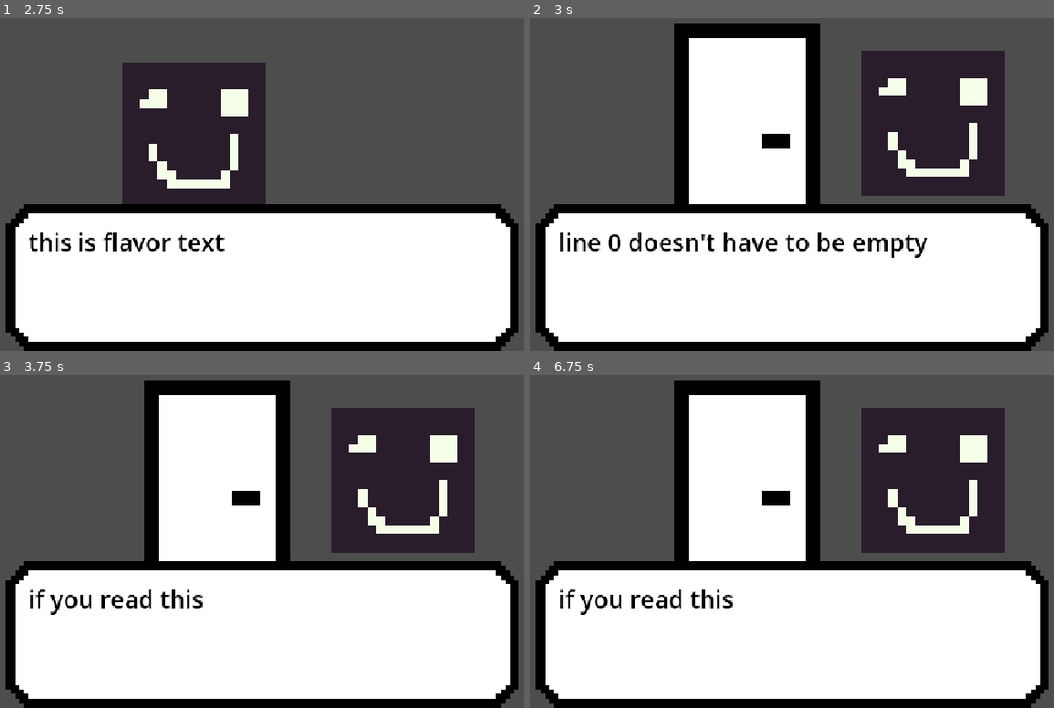
Above: before the commit, frames 1-4 (two rows, left to right).
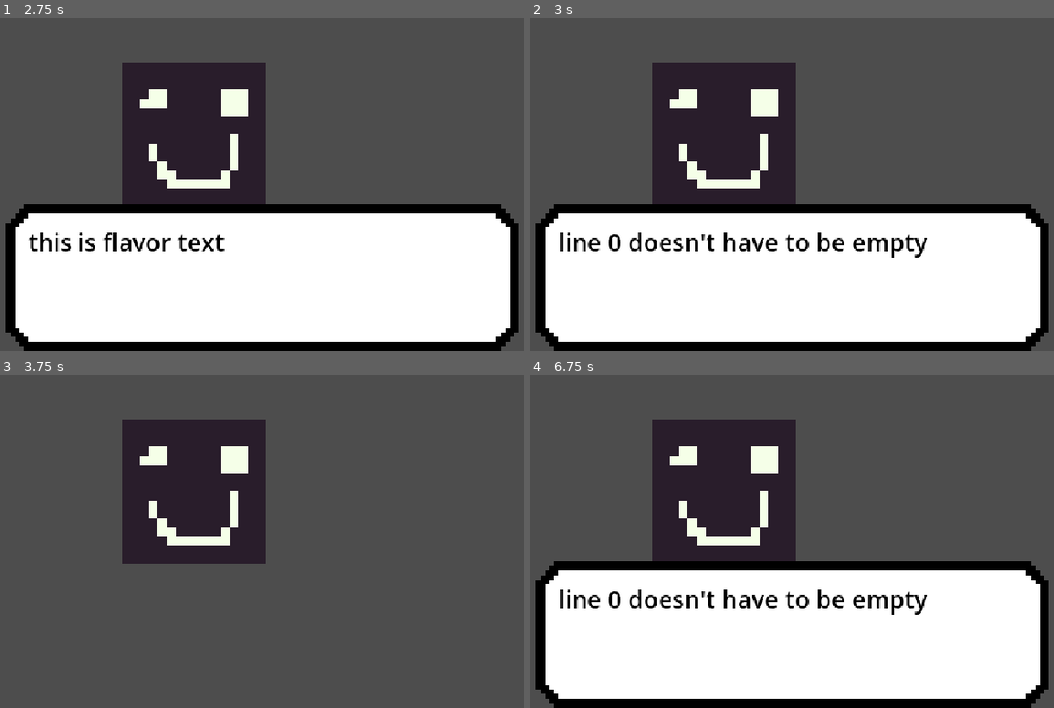
Above: after the commit, the same moments.

Repository: madebyrivaan/Mr.-Pumpkin-s-Murder-Case
Game: Godot game, scene res://scenes/rooms/main_hall.tscn
Two runs of this game, one before a commit and one after it. Both use one fixed random seed, a clock stepped at 60 frames per second and the inputs below.
Inputs (mouse positions are in pixels of both pictures, inside the frame that each line leads up to; where the layout moved, square brackets give the same spot in the first picture):
- Up to frame 1 (2.75 s): click (193, 134) at 0.5 s; click (193, 134) at 1.25 s; click (193, 134) at 2 s
- Up to frame 2 (3 s): tap Enter (ui_accept) at 2.75 s; move the mouse to (954, 124) at 2.77 s; press the mouse at (954, 124) at 2.78 s
- Up to frame 3 (3.75 s): tap Enter (ui_accept) at 3.02 s; release the mouse at (424, 481) at 3.5 s; click (193, 491) [403, 481] at 3.5 s
- Up to frame 4 (6.75 s): click (723, 491) [933, 481] at 4.25 s; click (723, 491) [933, 481] at 5 s; tap Enter (ui_accept) at 5.75, 6.02, 6.5 s; move the mouse to (645, 524) at 5.77 s; click (645, 524) at 5.85 s; move the mouse to (865, 411) at 6.52 s; press the mouse at (865, 411) at 6.53 s

Frame 1 is identical in both runs. In frame 2, 28% of the frame differs, in the area x 23-91%, y 1-56%; in frame 3, 70%, in the area x 1-99%, y 1-100%; in frame 4, 29%.
Error after the commit: Parse Error: Expected indented block after "for" block. (res://scripts/room_transition.gd:39)

Commit message:
gui elements added along with placeholders

Diff:
--- a/scenes/dialogue_box.tscn
+++ b/scenes/dialogue_box.tscn
@@ -1,7 +1,7 @@
 [gd_scene format=3 uid="uid://bg2v2fdt755v1"]
 
 [ext_resource type="Script" uid="uid://bbuum3kberc86" path="res://scripts/dialogue_box.gd" id="1_fu8b5"]
-[ext_resource type="Texture2D" uid="uid://vo2b0litnuvj" path="res://sprites/dialogue_box.png" id="1_rc1id"]
+[ext_resource type="Texture2D" uid="uid://vo2b0litnuvj" path="res://sprites/gui/dialogue_box.png" id="1_rc1id"]
 
 [node name="Dialogue GUI Layer" type="CanvasLayer" unique_id=67360601]
 script = ExtResource("1_fu8b5")
--- /dev/null
+++ b/scenes/main_gui.tscn
@@ -0,0 +1,28 @@
+[gd_scene format=3 uid="uid://dhdr1wh28sh3a"]
+
+[ext_resource type="FontFile" uid="uid://ps5xn0ajg1ap" path="res://fonts/Mister Pixel Regular.otf" id="1_cv0rn"]
+[ext_resource type="Texture2D" uid="uid://0lm070bcg8hx" path="res://sprites/gui/button_evidence.png" id="2_wffg3"]
+[ext_resource type="Texture2D" uid="uid://c26ci1gul8mjk" path="res://sprites/gui/button_check.png" id="8_hhjly"]
+[ext_resource type="Texture2D" uid="uid://bv4lso1jka0mi" path="res://sprites/gui/button_check_pressed.png" id="9_0iisb"]
+[ext_resource type="Texture2D" uid="uid://bj5f73gsbajwx" path="res://sprites/gui/button_check_hover.png" id="10_56bgk"]
+
+[sub_resource type="Theme" id="Theme_13lpe"]
+default_font = ExtResource("1_cv0rn")
+
+[node name="Control" type="AspectRatioContainer" unique_id=561469568]
+offset_right = 332.0
+offset_bottom = 32.0
+
+[node name="HBoxContainer" type="HBoxContainer" parent="." unique_id=738729327]
+layout_mode = 2
+theme = SubResource("Theme_13lpe")
+
+[node name="Interact" type="TextureButton" parent="HBoxContainer" unique_id=1513384350]
+layout_mode = 2
+texture_normal = ExtResource("8_hhjly")
+texture_pressed = ExtResource("9_0iisb")
+texture_hover = ExtResource("10_56bgk")
+
+[node name="Notebook" type="TextureButton" parent="HBoxContainer" unique_id=1758341095]
+layout_mode = 2
+texture_normal = ExtResource("2_wffg3")
--- /dev/null
+++ b/scenes/notebook.tscn
@@ -0,0 +1,21 @@
+[gd_scene format=3 uid="uid://c2nnhqwp0d0j1"]
+
+[ext_resource type="Script" uid="uid://b1yyfixpdgtyb" path="res://scripts/notebook.gd" id="1_6ub6w"]
+
+[node name="Notebook" type="TabContainer" unique_id=378965502]
+offset_right = 121.0
+offset_bottom = 31.0
+tab_alignment = 1
+current_tab = 0
+script = ExtResource("1_6ub6w")
+
+[node name="Evidence" type="GridContainer" parent="." unique_id=511871620]
+layout_mode = 2
+columns = 5
+metadata/_tab_index = 0
+metadata/_tab_name = "Evidence"
+
+[node name="Profiles" type="GridContainer" parent="." unique_id=940782678]
+visible = false
+layout_mode = 2
+metadata/_tab_index = 1
--- /dev/null
+++ b/scripts/button_back.gd
@@ -0,0 +1,13 @@
+extends TextureButton
+
+
+# Called when the node enters the scene tree for the first time.
+func _ready() -> void:
+	pass # Replace with function body.
+
+
+# Called every frame. 'delta' is the elapsed time since the previous frame.
+func _process(delta: float) -> void:
+	pass
+
+func _pressed() -> void:
--- /dev/null
+++ b/scripts/notebook.gd
@@ -0,0 +1,14 @@
+extends TabContainer
+
+
+# Called when the node enters the scene tree for the first time.
+func _ready() -> void:
+	pass # Replace with function body.
+
+
+# Called every frame. 'delta' is the elapsed time since the previous frame.
+func _process(delta: float) -> void:
+	pass
+
+func add_evidence():
+	$Evidence.add_item()
--- a/scripts/room_transition.gd
+++ b/scripts/room_transition.gd
@@ -1,13 +1,20 @@
+class_name RoomTransition
 extends Node
+static var Instance: RoomTransition
 var current_room: String
 const room_scenes_dir = "res://scenes/rooms/"
 # Representation
 var linked_rooms: Array
-
 var room_links_file = FileAccess.open("res://scenes/rooms/room_links.json", FileAccess.READ)
 var room_links = JSON.parse_string(room_links_file.get_as_text())
 
 func _ready() -> void:
+	if Instance == null:
+		Instance = self
+	else:
+		queue_free()
+		return
+	reading_dialogue = false
 	current_room = get_tree().get_root().get_child(-1).name
 	linked_rooms = get_linked_rooms(current_room)
 
@@ -30,8 +37,7 @@
 	##Thx, I did it with a .json file
 	##For testing purposes, you can switch rooms by pressing space (start in the "main_hall" scene)
 	for room in room_links:
-		if room == room_id:
-			return room_links[room]
+
 	return []
 
 
Binary file added: fonts/Mister Pixel Regular.otf
Not shown, added: fonts/Mister Pixel Regular.otf.import
Not shown, added: scripts/button_back.gd.uid
Not shown, added: scripts/notebook.gd.uid
Binary file added: sprites/gui/bg_placeholder1.png
Not shown, added: sprites/gui/bg_placeholder1.png.import
Binary file added: sprites/gui/bg_placeholder2.png
Not shown, added: sprites/gui/bg_placeholder2.png.import
Binary file added: sprites/gui/bg_placeholder3.png
Not shown, added: sprites/gui/bg_placeholder3.png.import
Binary file added: sprites/gui/button_back.png
Not shown, added: sprites/gui/button_back.png.import
(and 30 more such lines)
